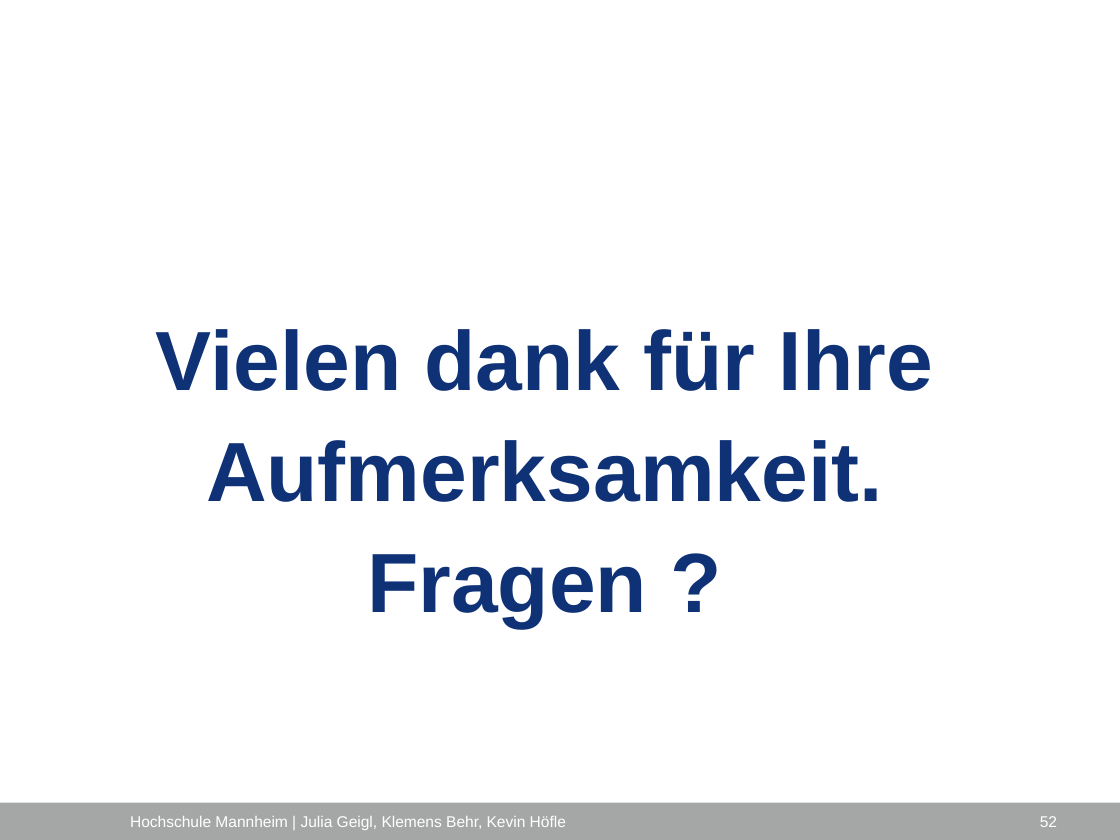
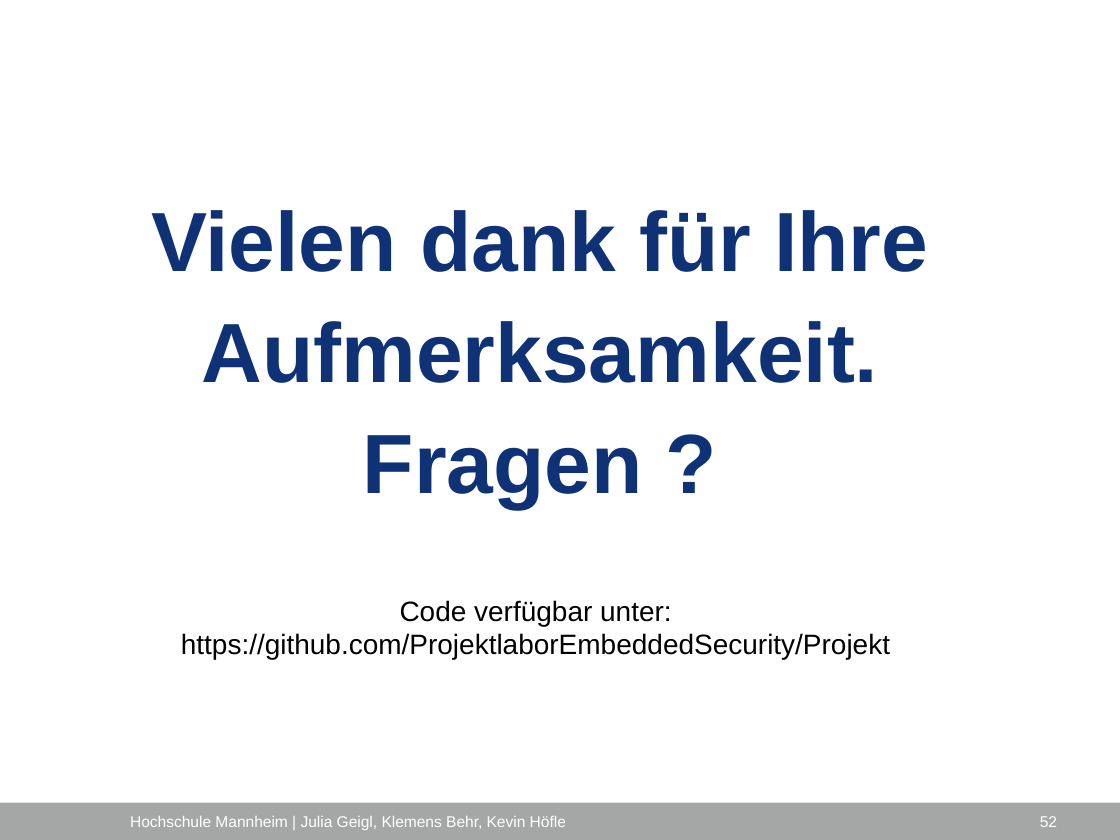
Before and after one commit to ProjektlaborEmbeddedSecurity/Presentation, a slide deck: slide 52 of PES_FH_VERS.pptx. Drawn at 1120x840 pixels with LibreOffice and Linux fonts; fonts in the diff are those of the drawing; background and template pictures are left out. Boxes give left, top, right and bottom in pixels: in the first picture for what was removed or moved away, otherwise in the second. Text is boxed around its words. In the diff, an @@ line names an element or a change of style, - is before the commit and + after.

Commit message:
kleine änderung
Quelle hinzugefügt wo der Source Code zu finden ist

```diff
--- a/PES_FH_VERS.pptx
+++ b/PES_FH_VERS.pptx
@@ title "Vielen dank für Ihre Aufmerksamkeit. ...": place and size @@
-title "Vielen dank für Ihre Aufmerksamkeit. ..." at (156, 329, 933, 627)
+title "Vielen dank für Ihre Aufmerksamkeit. ..." at (151, 210, 928, 508)
@@ text added at (181, 600, 890, 659), 18 pt, text #000000 @@
+Code verfügbar unter: https://github.com/ProjektlaborEmbeddedSecurity/Projekt
```
